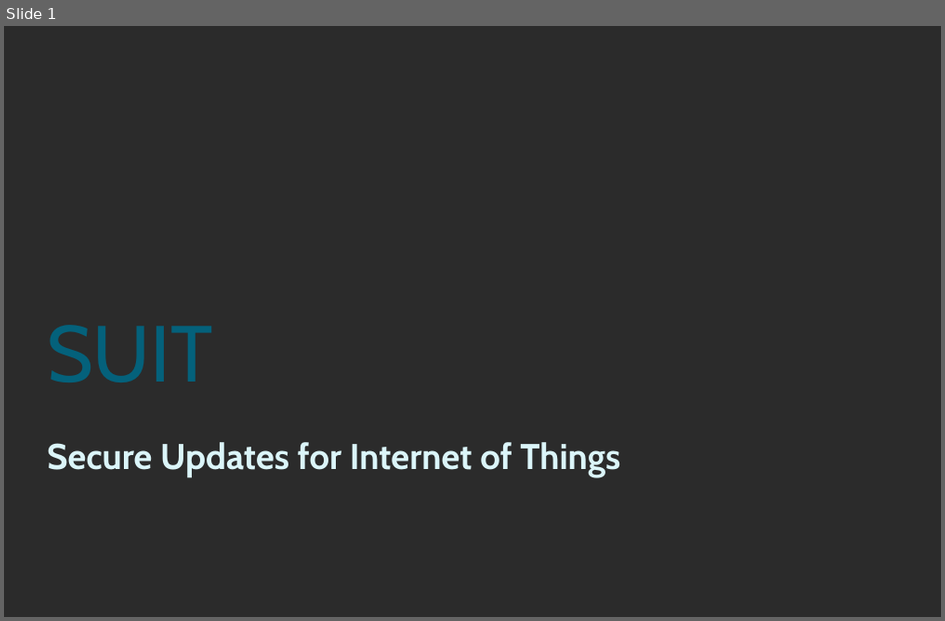
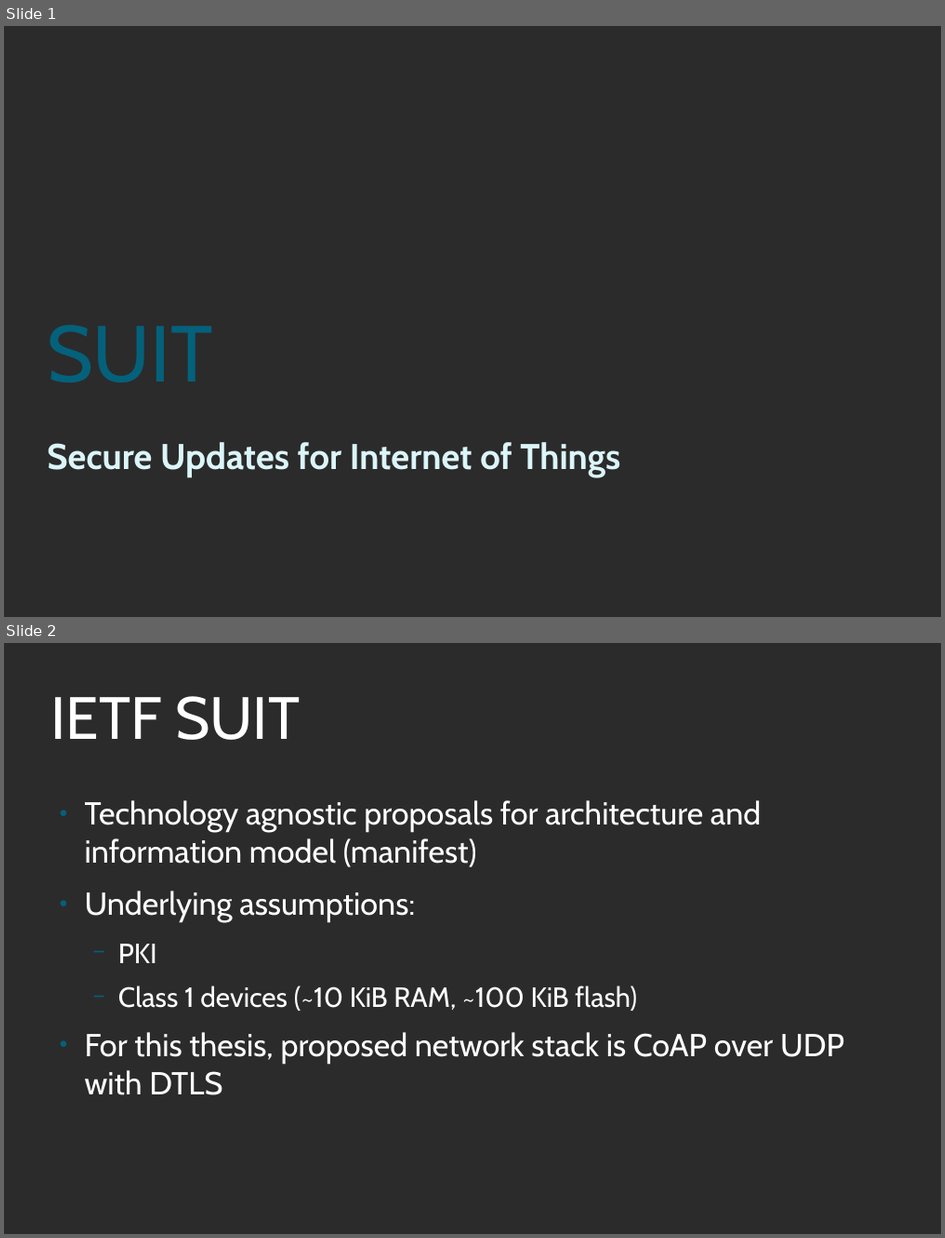
Before and after one commit to SimonCarlson/thesis, a slide deck: suit-presentation.odp. Shown one above the other, each under a label of ours: slide 1 before the commit, slides 1 and 2 after it. The pictures are 945x621 and 945x1238 pixels, drawn with LibreOffice and Linux fonts; fonts in the diff are those of the drawing; background and template pictures are left out; a plain dark background stands for a picture behind light text. Boxes give left, top, right and bottom in pixels: in the first picture for what was removed or moved away, otherwise in the second. Text is boxed around its words. In the diff, an @@ line names an element or a change of style, - is before the commit and + after.

```diff
--- a/suit-presentation.odp
+++ b/suit-presentation.odp
@@ slide 2 added at box(4, 643, 941, 1234), background picture (left out) @@
@@ title added at box(50, 696, 300, 740), 60 pt, text #FFFFFF @@
+IETF SUIT
@@ text added at box(85, 800, 845, 1095), 32 pt, text #FFFFFF @@
+● Technology agnostic proposals for architecture and information model (manifest)
+● Underlying assumptions:
+  − PKI
+  − Class 1 devices (~10 KiB RAM, ~100 KiB flash)
+● For this thesis, proposed network stack is CoAP over UDP with DTLS
```
Also in this commit, not shown: 5 other slides added, 2 slides removed.
